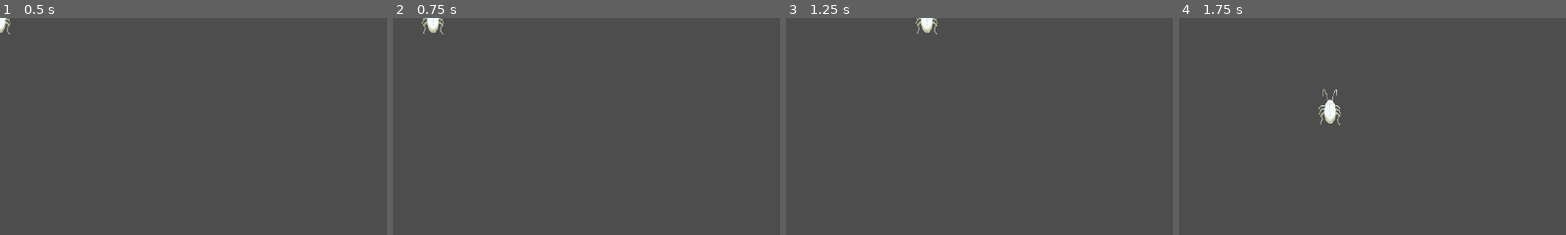
Above: before the commit, frames 1-4 (left to right).
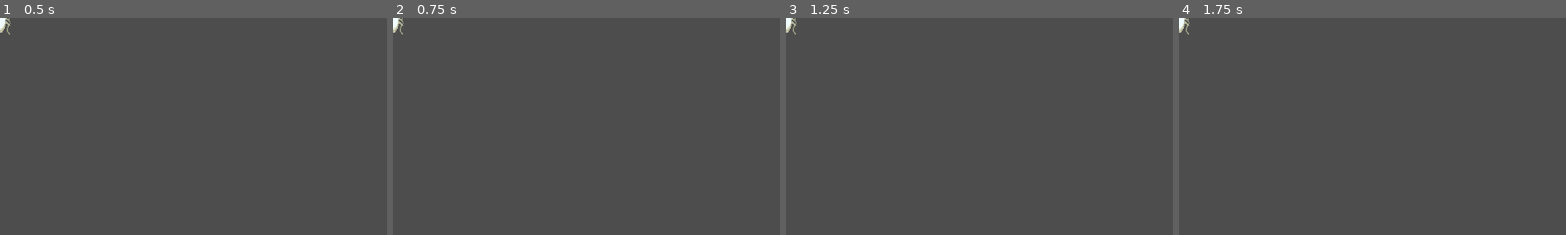
Above: after the commit, the same moments.

Repository: octowild/Design-Studio-Game
Game: Godot game, scene res://objects/cockroach.tscn
Two runs of this game, one before a commit and one after it. Both use one fixed random seed, a clock stepped at 60 frames per second and the inputs below.
Inputs:
- Up to frame 1 (0.5 s): no input
- Up to frame 2 (0.75 s): tap Enter at 0.5 s; hold Right (ui_right) from 0.53 s (still down)
- Up to frame 3 (1.25 s): keep holding Right (ui_right)
- Up to frame 4 (1.75 s): release Right (ui_right) at 1.28 s; hold Down (ui_down) from 1.28 s (still down)
The pictures show only the part of the screen within x 0-50%, y 0-50%; the shares and areas given below are measured in that part.

Frame 1 is identical in both runs. In frame 2, 0.4% of the frame differs, in the area x 0-14%, y 0-8%; in frame 3, 0.4%; in frame 4, 0.6%, in the area x 0-42%, y 0-50%.

Commit message:
Update roach.gd

Diff:
--- a/Design Studio Game/scripts/roach.gd
+++ b/Design Studio Game/scripts/roach.gd
@@ -6,8 +6,8 @@
 
 func _physics_process(delta):
 
-	var directionx = Input.get_axis("ui_left", "ui_right")
-	var directiony = Input.get_axis("ui_up", "ui_down")
+	var directionx = Input.get_axis("a", "d")
+	var directiony = Input.get_axis("w", "s")
 
 	if directiony:
 		velocity.y=directiony*SPEED
